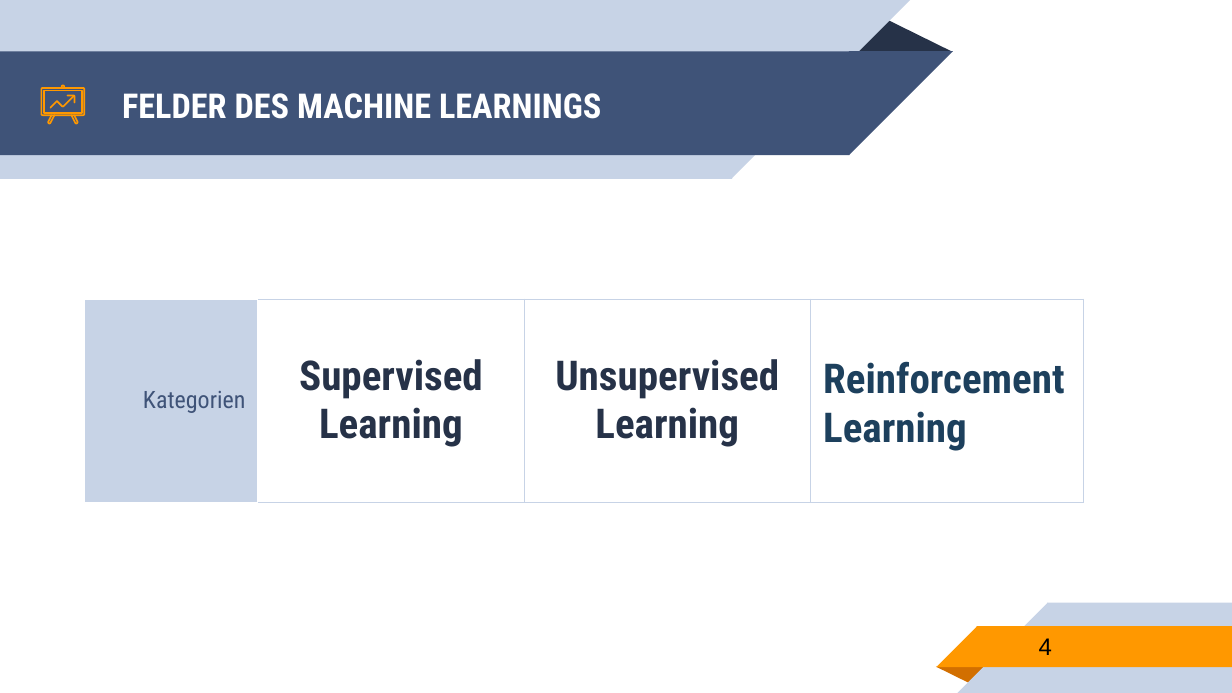
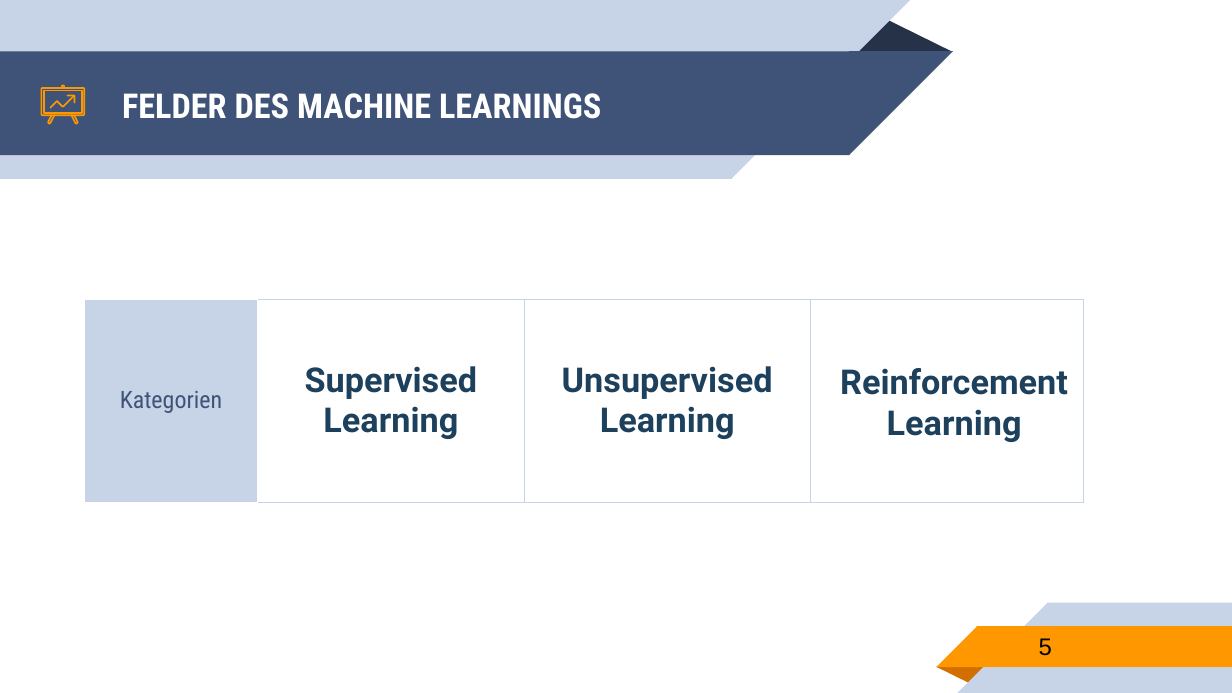
Before and after one commit to franneck94/UdemyML, a slide deck: slide 5 of lectures/MachineLearning.pptx (slide 4 before the commit). Drawn at 1232x693 pixels with LibreOffice and Linux fonts; fonts in the diff are those of the drawing. Boxes give left, top, right and bottom in pixels: in the first picture for what was removed or moved away, otherwise in the second. Text is boxed around its words. In the diff, an @@ line names an element or a change of style, - is before the commit and + after.

```diff
--- a/lectures/MachineLearning.pptx
+++ b/lectures/MachineLearning.pptx
@@ table at (84,299,1082,503) @@
-row 1, column 4: Reinforcment / Learning
+row 1, column 4: Reinforcm
@@ size 24 to 20 pt, font Roboto Condensed to Roboto, text colour #263248 to #1D405D in "Supervised", "Learning", "Unsupervised Learning" @@
@@ alignment right to centre @@
@@ text "Reinforcement": place and size @@
-text "Reinforcement" at (823,361,1064,449)
+text "Reinforcement" at (840,368,1068,442)
@@ text "Reinforcement" at (840,368,1068,442): size 24 to 20 pt, font Roboto Condensed to Roboto; alignment left to centre @@
@@ page number at (1039,638,1052,656): text changed @@
-4
+5
```
Also in this commit, not shown: 4 slides added, 1 slide removed, 4 other files.
